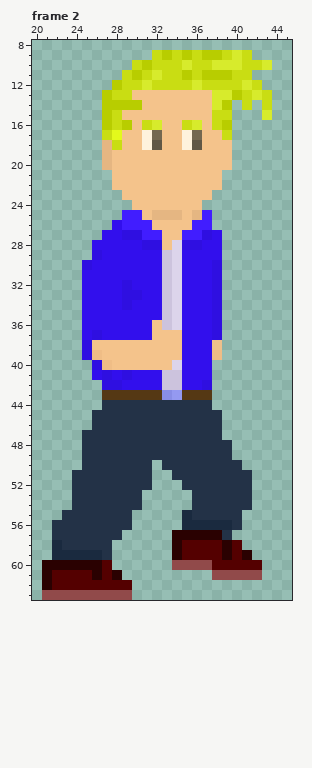
One commit to this pixel-art file: Assets/art/MainCharacters/Liam/ATTEMPT3/liamRunR.aseprite. Above is the file before it was changed.
64x64 pixels, 5 frames. Colours within 5 levels of each other are drawn and written as one. Shown: frame 2: x 20..45, y 8..63. The commit also changed other frames, which this record leaves out.
Now the later version:
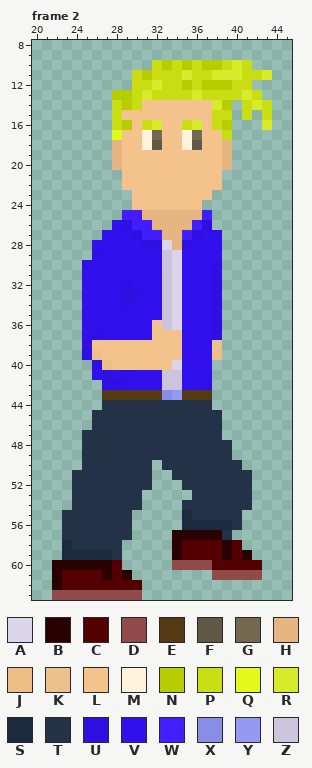
Palette (. is transparent): A #dcd4eb  B #2a0101  C #540000  D #914a4a  E #553814  F #605745  G #746850  H #e5b682  J #efbd86  K #eec08c  L #f4c38b  M #fef2dc  N #b8cd00  P #c9dd13  Q #e3f91c  R #d7eb2c  S #1a2a3f  T #233247  U #2f0fe1  V #320fed  W #411dff  X #888de6  Y #9499f1  Z #ccc3dd
Change:
--- frame 2
@@ x 20..45 @@
  8 ..........................
- 9 ............PNPNPNNPRP....
-10 ..........PNPPPRPPRRRPPR..
-11 .........PNPRPPNPNNNPP....
-12 ........NPPRPPPPRPPPPRP...
-13 .......NPPLLLLLLLLRRNPRP..
-14 .......NNNNLLLLLLLRN.P.P..
-15 .......NPLLLLLLLLLPP...R..
-16 .......NPNLPRLLPRLPN......
-17 .......PQLLMGLLMGLLP......
-18 .......HPLLMFLLMFLLL......
-19 .......HLLLLLLLLLLLL......
-20 .......HLLLLLLLLLLLL......
-21 ........LLLLLLLLLLL.......
-22 ........LLLLLLLLLLL.......
-23 .........LLLLLLLLL........
+ 9 ..........................
+10 ............PNPNPNNPRP....
+11 ..........PNPPPRPPRRRPPR..
+12 ..........PPRPPNPNNNPP....
+13 ........NNPRPPPPRPPPPRP...
+14 ........PNPLLLLLLLRN.PRP..
+15 ........PLLLLLLLLLPP.P.P..
+16 ........PNLPRLLPRLPN...R..
+17 ........QLLMGLLMGLLP......
+18 ........HLLMFLLMFLLH......
+19 ........HLLLLLLLLLLH......
+20 ........HLLLLLLLLLLH......
+21 .........LLLLLLLLLL.......
+22 .........LLLLLLLLLL.......
+23 ..........LLLLLLLL........
 24 ..........LLLLLLL.........
-25 .........WWLHHHLHW........
-26 ........VWWWLLLLWW........
-27 .......VVUUWWLLWWUV.......
-28 ......VVVVVUULAUUVV.......
+25 .........WWHHHHHHW........
+26 ........VUWWHHHHWU........
+27 .......VVVUWWHHWUVV.......
+28 ......VVVVVUUAHUVVV.......
 29 ......UVVVVVVZAVVVV.......
@@ x 20..37 @@
 53 ....TTTTTTT.....TT
-54 ....TTTTTTT.....TT
+54 ....TTTTTTT....TTT
 55 ...TTTTTTT.....STT
-56 ..TTTTTTTT.....SSS
-57 ..TTTTTTT.....BBBB
-58 ..STTTTT......BCCC
-59 ..SSSSST......BCCC
-60 .BBBBBBC......DDDD
-61 .BCCCCBCB.........
-62 .BCCCCCCCC........
-63 .DDDDDDDDD........
+56 ...TTTTTTT.....SSS
+57 ...TTTTTTT....BBBB
+58 ...STTTTT.....BCCC
+59 ...SSSSST.....BCCC
+60 ..BBBBBBC.....DDDD
+61 ..BCCCCBCB........
+62 ..BCCCCCCCC.......
+63 ..DDDDDDDDD.......
